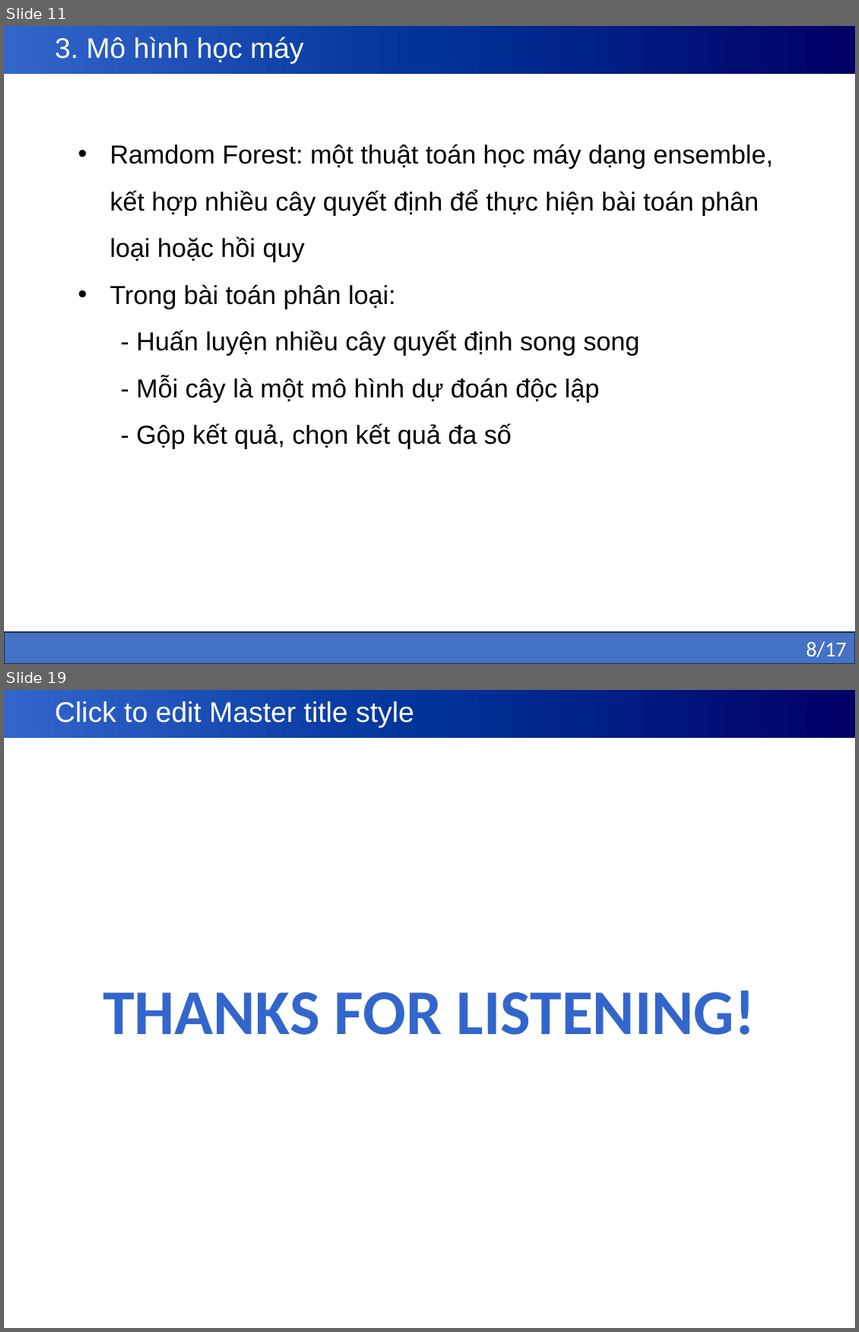
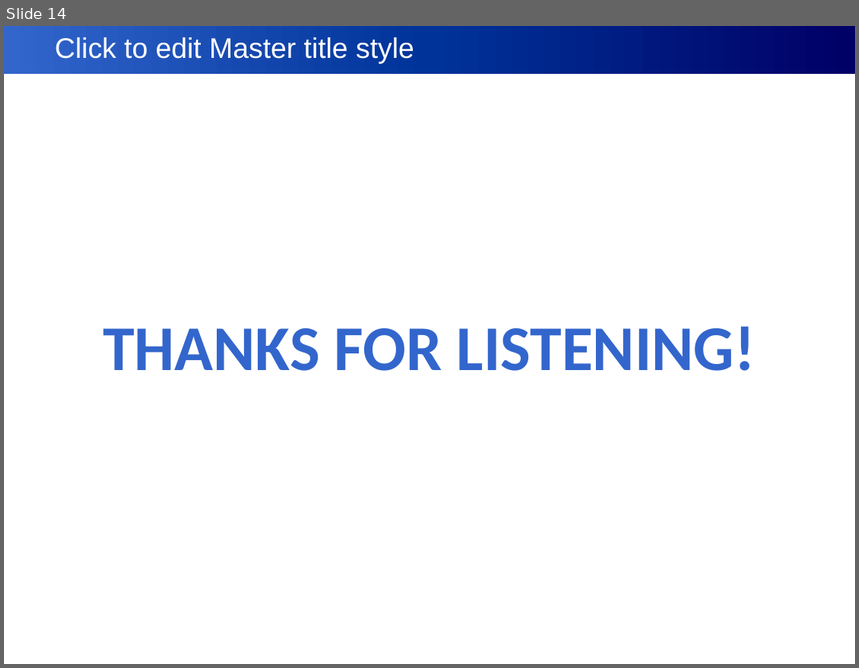
Before and after one commit to kly1906/12423030_MLproject, a slide deck: slides/baocaoML.pptx. Shown one above the other, each under a label of ours: slides 11 and 19 before the commit, slide 14 after it; the slides between them are not shown. The pictures are 859x1332 and 859x668 pixels, drawn with LibreOffice and Linux fonts; fonts in the diff are those of the drawing. Boxes give left, top, right and bottom in pixels: in the first picture for what was removed or moved away, otherwise in the second. Text is boxed around its words. In the diff, an @@ line names an element or a change of style, - is before the commit and + after.

```diff
--- a/slides/baocaoML.pptx
+++ b/slides/baocaoML.pptx
@@ slide 11 removed at bbox=[4, 26, 855, 664], background #FFFFFF; not listed: 1 template element that a slide beside it also shows @@
@@ title removed at bbox=[4, 26, 855, 74] @@
-3. Mô hình học máy
@@ text removed at bbox=[110, 144, 774, 449] @@
-• Ramdom Forest: một thuật toán học máy dạng ensemble, kết hợp nhiều cây quyết định để thực hiện bài toán phân loại hoặc hồi quy
-• Trong bài toán phân loại:
-- Huấn luyện nhiều cây quyết định song song
-- Mỗi cây là một mô hình dự đoán độc lập
-- Gộp kết quả, chọn kết quả đa số
@@ rectangle removed at bbox=[4, 632, 855, 664] @@
-8/17
@@ what was slide 19 is now slide 14 @@
```
Also in this commit, not shown: 9 slides changed, 4 slides added, 8 other slides removed, 2 other files.
